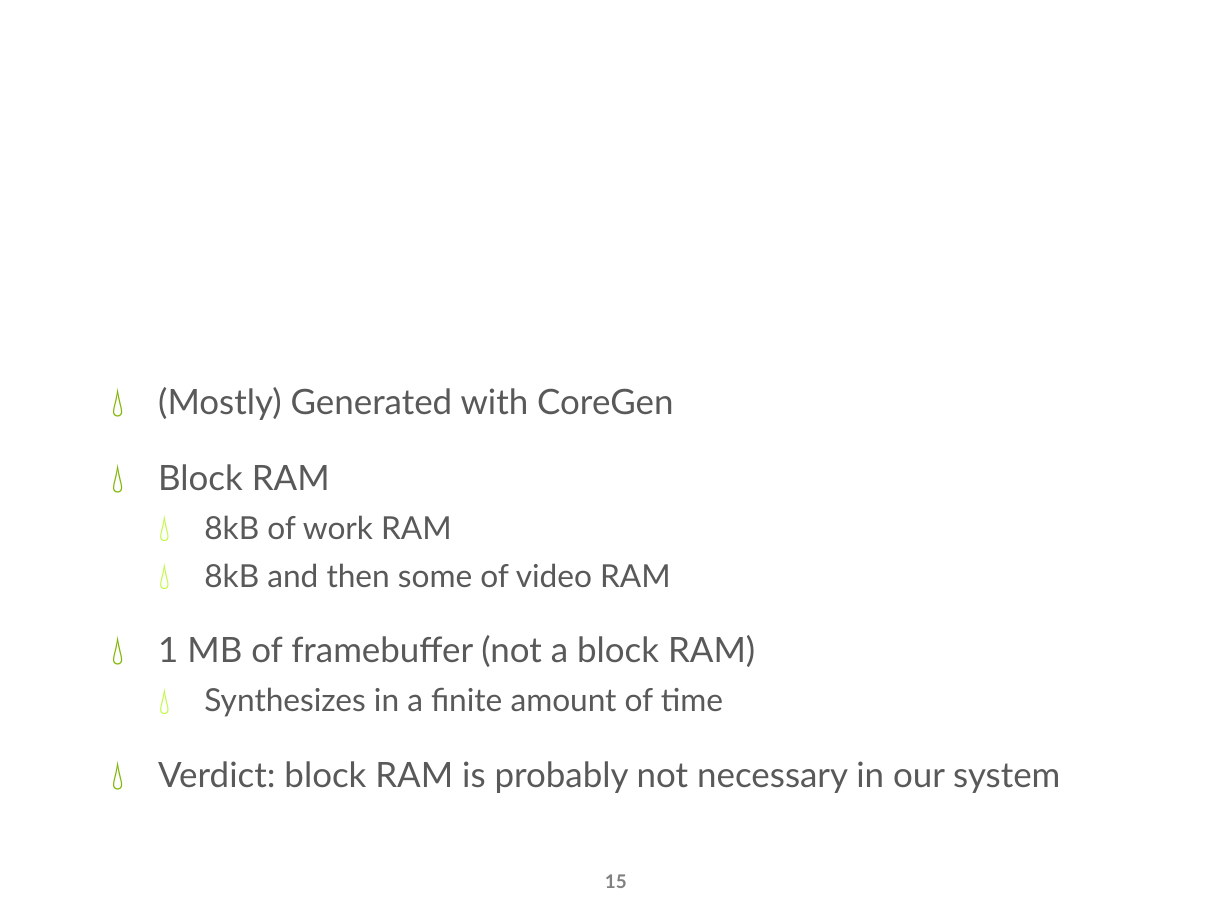
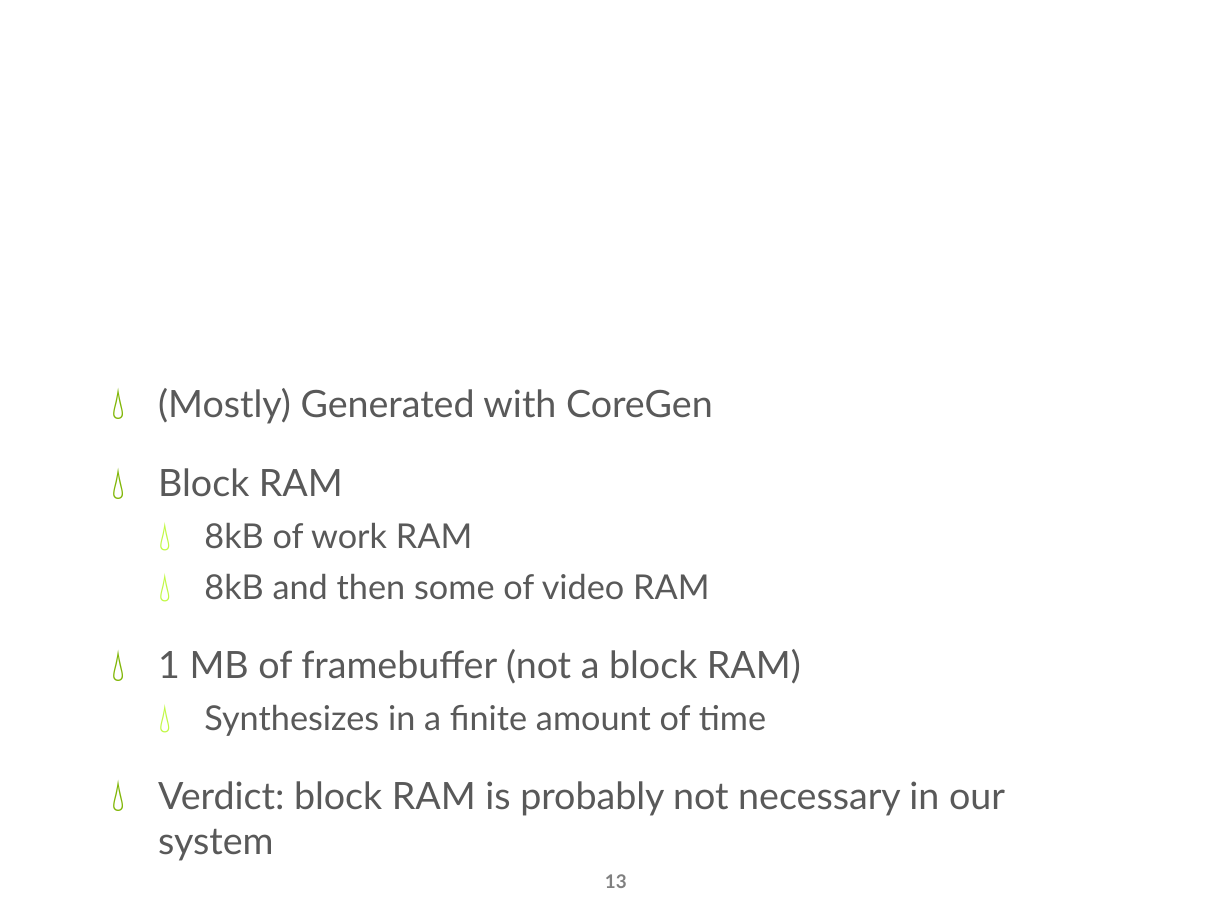
Before and after one commit to nightslide7/Gameboy, a slide deck: slide 13 of Meerkats_Presentation.pptx (slide 15 before the commit). Drawn at 1232x924 pixels with LibreOffice and Linux fonts; fonts in the diff are those of the drawing; background and template pictures are left out. Boxes give left, top, right and bottom in pixels: in the first picture for what was removed or moved away, otherwise in the second. Text is boxed around its words. In the diff, an @@ line names an element or a change of style, - is before the commit and + after.

```diff
--- a/Meerkats_Presentation.pptx
+++ b/Meerkats_Presentation.pptx
@@ text "(Mostly) Generated with CoreGen" at [158, 388, 1005, 816]: size 20.4 to 22 pt in "(Mostly) Generated with CoreGen", "Block RAM", "1 MB of framebuffer (not a block ...", "Verdict: block RAM is probably not necessary ..."; size 18.5 to 20 pt in "8kB of work RAM", "8kB and then some of video RAM", "Synthesizes in a finite amount of time" @@
@@ page number at [605, 874, 627, 888]: text changed @@
-15
+13
```
Also in this commit, not shown: 10 other slides changed, 1 slide added, 3 slides removed, 1 other file.
